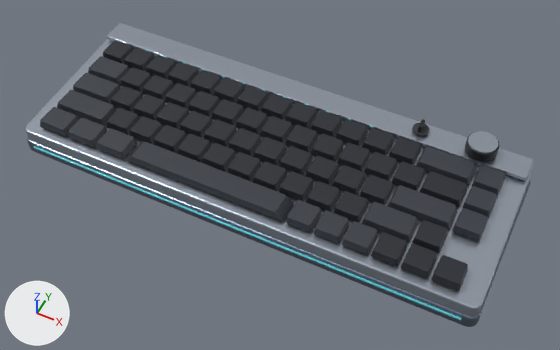
Two versions of the glTF model models/keyboard-hyzen.glb, one commit apart.
The view is the same before and after, from a 50 mm camera at (3.6, -6.93, 8.59) aimed at (0.23, -0.2, 0.18). Arrows for +X, +Y and +Z are at lower left; the lights stay in place. The picture after the commit comes second. Where no turn or scale is listed for an object, it has been applied to the vertices.

Objects in the first picture: 'Back 키', 'Enter 키', 'Shift 키', 'Shift 키.001', 'Space 키', '\\ 키', '→ 키', '↓ 키', '볼륨 다이얼.001', '상단 컨트롤 띠', '하단 LED 라이트바', '하우징', '하우징.001' and 62 more.
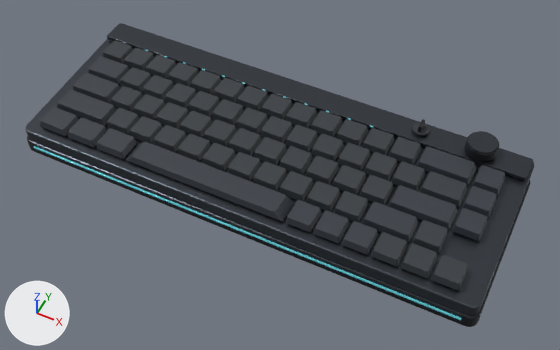
Pixel boxes (x1, y1, x2, y2) of what changed, in the pictures (560 x 350 px):
'하우징.001', recoloured: (25, 39, 534, 317) in both
'상단 컨트롤 띠', recoloured: (107, 23, 533, 180) in both
'하우징', recoloured: (27, 136, 531, 327) in both
'볼륨 다이얼.001', recoloured (light grey to dark grey): (468, 131, 498, 154) in both

The change, as a list of edits to the scene's bpy script:
```text
Change mat_material_0:
    mat_material_0.base_color: (0.175, 0.212, 0.279) -> (0.0343, 0.0395, 0.0482)  # greyish blue #747f90 -> dark grey #34383e
Change mat_material_1:
    mat_material_1.base_color: (0.44, 0.491, 0.571) -> (0.0595, 0.0685, 0.0823)  # light grey #b1bac7 -> dark grey #454a51
```
